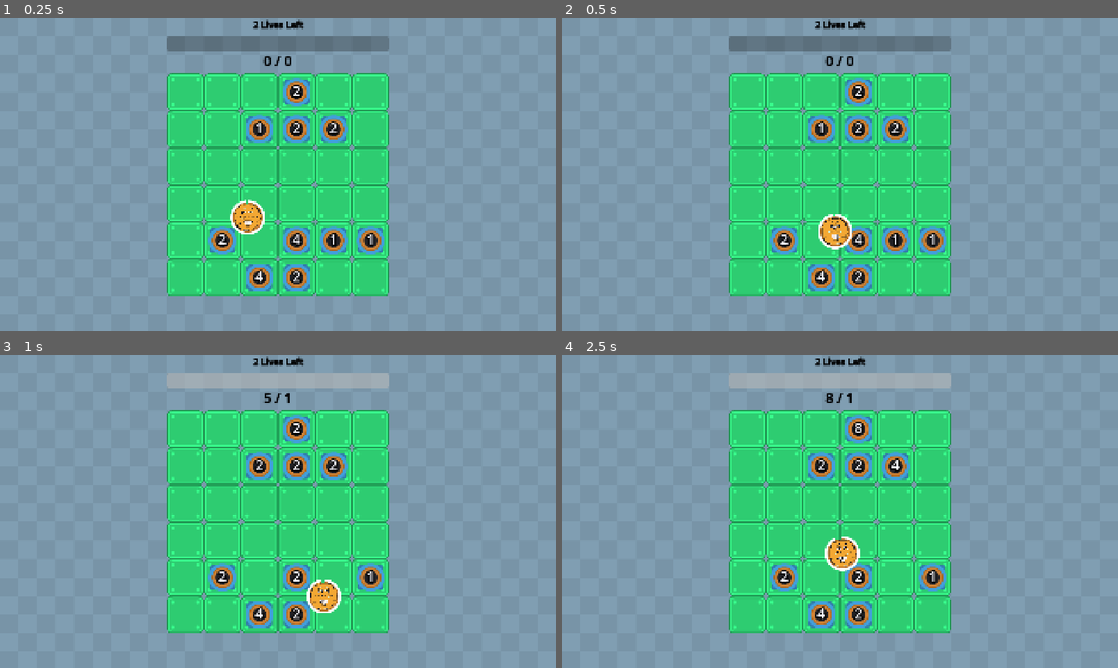
Above: before the commit, frames 1-4 (two rows, left to right).
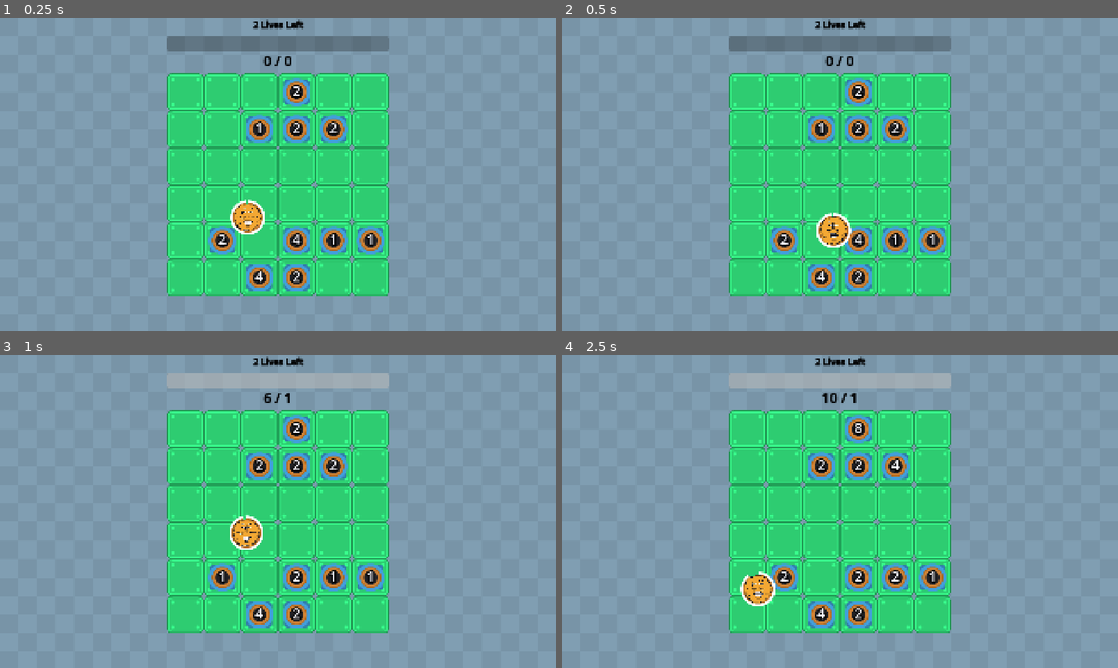
Above: after the commit, the same moments.

Repository: wanamelon/prototype_monorepo
Game: Godot game, scene res://source/bounce_main.tscn
Same seed, same stepped clock (60 frames per second), same inputs: the game is played once before the commit and once after it. Sound files missing from this copy of the repository are replaced by a short silence.
Inputs:
- Up to frame 1 (0.25 s): no input
- Up to frame 2 (0.5 s): no input
- Up to frame 3 (1 s): no input
- Up to frame 4 (2.5 s): no input

Frame 1 is identical in both runs. In frame 2, 0.4% of the frame differs, in the area x 45-53%, y 62-74%; in frame 3, 1.4%; in frame 4, 1.6%, in the area x 32-63%, y 12-81%.

Commit message:
Bounce off everything draft 1

Diff:
--- /dev/null
+++ b/roller/source/item/bounce_off_everything.gd
@@ -0,0 +1,33 @@
+class_name BounceOffEverything extends ItemSystem.Item
+
+const BOUNCE_STATIC_BODY_NAME := "BounceOffEverythingBody"
+
+"""
+So the basic problems:
+- status effect-like behavior
+- figuring out which grid cells are populated
+- should we spawn separate static bodies or tie them to nodes?
+- oh wait that's brilliant, then despawn takes care of them heehee
+- and any logic which tries to find the parent item we bounced off will indeed look at the item in that cell
+"""
+
+var _bounce_off_everything_duration: float = 0.0
+
+func activate(state: MatchState):
+	var events: Array[ItemEvent] = []
+	if state.tick % 60 == 0 and Utils.RNG.randf() < 1.1 and _bounce_off_everything_duration <= 0:
+		_bounce_off_everything_duration = 3.0
+	if _bounce_off_everything_duration > 0:
+		for item in state.items:
+			# TODO: only do this for STATIC grid items (or keep it as crop?)!!
+			if item is Crop and not item.has_node(BOUNCE_STATIC_BODY_NAME):
+				var bounce_body = StaticBody2D.new()
+				var collision_shape = CollisionShape2D.new()
+				var collider_circle := CircleShape2D.new()
+				collider_circle.radius = 45
+				collision_shape.shape = collider_circle
+				bounce_body.add_child(collision_shape)
+				bounce_body.name = BOUNCE_STATIC_BODY_NAME
+				item.add_child(bounce_body)
+	_bounce_off_everything_duration -= state.delta
+	return events
--- a/roller/source/item/item_system.gd
+++ b/roller/source/item/item_system.gd
@@ -27,6 +27,8 @@
 			return LevelUpCropOnHit.new()
 		ItemDef.ItemId.SPAWN_CROPS_ON_START:
 			return CropSpawner.new()
+		ItemDef.ItemId.BOUNCE_OFF_EVERYTHING:
+			return BounceOffEverything.new()
 		_:
 			return AddStaminaItem.new()
 
--- a/roller/source/utils.gd
+++ b/roller/source/utils.gd
@@ -1,4 +1,6 @@
 class_name Utils
+
+static var RNG := RandomNumberGenerator.new()
 
 static func filter(list: Array, predicate: Callable, retain_matching: bool = true):
 	var matches = []
Not shown, added: roller/source/item/bounce_off_everything.gd.uid
Not shown, changed: roller/dev_notes.md
